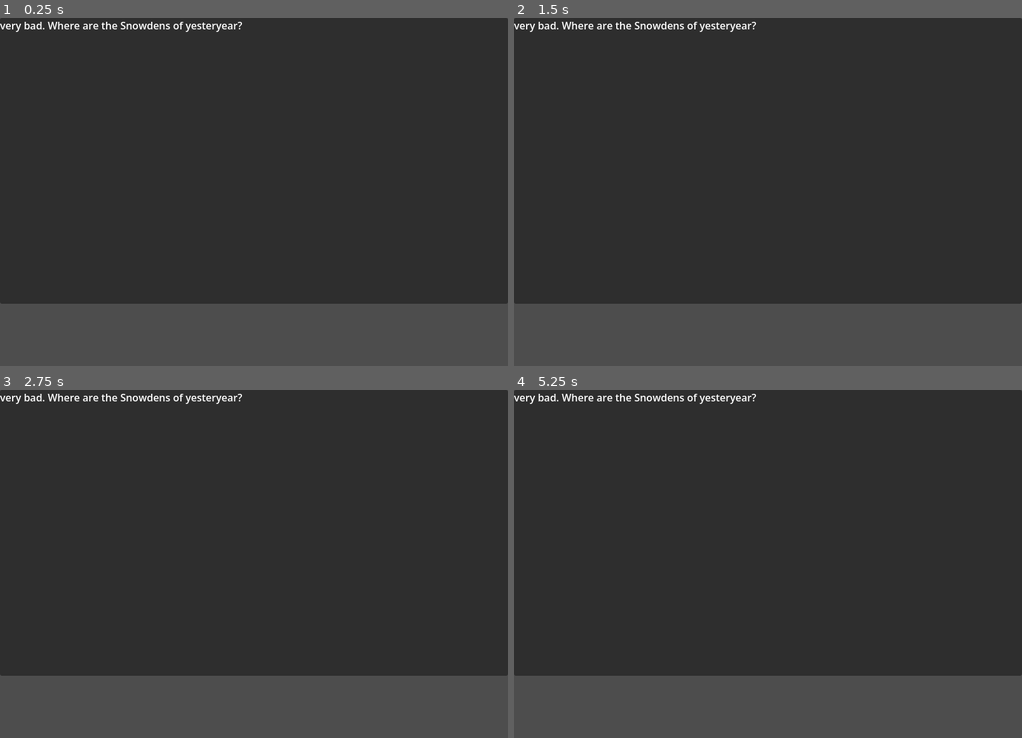
Above: before the commit, frames 1-4 (two rows, left to right).
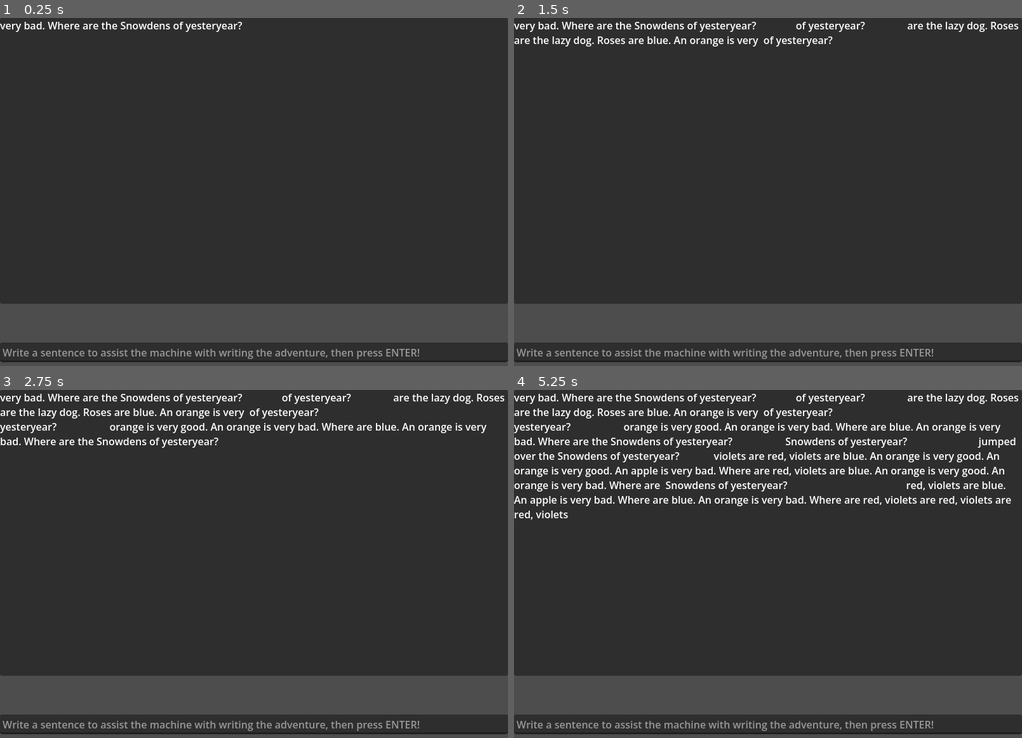
Above: after the commit, the same moments.

Repository: mrxbox1/markov-interactive-fiction
Game: Godot game, scene res://test.tscn
Same seed, same stepped clock (60 frames per second), same inputs: the game is played once before the commit and once after it. The project has no main scene, so this scene is started directly.
Inputs:
- Up to frame 1 (0.25 s): no input
- Up to frame 2 (1.5 s): tap Enter (pull_and_peel_licorice, bound only after the commit) at 0.5, 0.6, 1.35 s; tap Space at 1.25 s
- Up to frame 3 (2.75 s): tap Enter (pull_and_peel_licorice, bound only after the commit) at 2, 2.1 s
- Up to frame 4 (5.25 s): tap Space at 2.75, 4.25 s; tap Enter (pull_and_peel_licorice, bound only after the commit) at 2.85, 3.5, 3.6, 4.35, 5.1 s

The runs differ from the first frame. In frame 1, 5.4% of the frame differs, in the area x 0-100%, y 93-99%; in frame 2, 6.3%; in frame 3, 7.6%; in frame 4, 11%, in the area x 0-100%, y 1-99%.

Commit message:
chaos, chaos!

Diff:
--- a/project.godot
+++ b/project.godot
@@ -20,6 +20,14 @@
 window/size/viewport_height=600
 window/stretch/mode="viewport"
 
+[input]
+
+pull_and_peel_licorice={
+"deadzone": 0.2,
+"events": [Object(InputEventKey,"resource_local_to_scene":false,"resource_name":"","device":-1,"window_id":0,"alt_pressed":false,"shift_pressed":false,"ctrl_pressed":false,"meta_pressed":false,"pressed":false,"keycode":0,"physical_keycode":4194309,"key_label":0,"unicode":0,"location":0,"echo":false,"script":null)
+]
+}
+
 [physics]
 
 3d/physics_engine="Jolt Physics"
--- a/scripts/markov_text_label_test.gd
+++ b/scripts/markov_text_label_test.gd
@@ -3,6 +3,8 @@
 
 
 var text_string = FileAccess.get_file_as_string("texts/sample.txt")
+@export var user_input: Control
+var current_model
 
 
 
@@ -51,5 +53,20 @@
 
 
 func _ready() -> void:
-	var final_model = build_model(text_string)
-	text = " ".join(generate_text(final_model, randi_range(5,50)))
+	current_model = build_model(text_string)
+	text = " ".join(generate_text(current_model, randi_range(5,50)))
+
+
+
+func _input(event: InputEvent) -> void:
+	if Input.is_action_just_pressed("pull_and_peel_licorice"):
+		regenerate()
+
+
+
+func regenerate() -> void:
+	text = text + " " + user_input.text
+
+	var additional_model = build_model(text)
+	current_model.merge(additional_model)
+	text = text + " " + " ".join(generate_text(current_model, randi_range(10,50)))
--- a/test.tscn
+++ b/test.tscn
@@ -23,9 +23,17 @@
 offset_right = 800.0
 offset_bottom = 450.0
 
-[node name="RichTextLabel" type="RichTextLabel" parent="ScrollContainer/Control" unique_id=1705330571]
+[node name="RichTextLabel" type="RichTextLabel" parent="ScrollContainer/Control" unique_id=1705330571 node_paths=PackedStringArray("user_input")]
 layout_mode = 0
 offset_right = 800.0
 offset_bottom = 450.0
 text = "I guess we're doing Markov chains now"
 script = ExtResource("1_37kl0")
+user_input = NodePath("../../../LineEdit")
+
+[node name="LineEdit" type="LineEdit" parent="." unique_id=1490702258]
+layout_mode = 0
+offset_top = 511.0
+offset_right = 800.0
+offset_bottom = 542.0
+placeholder_text = "Write a sentence to assist the machine with writing the adventure, then press ENTER!"
